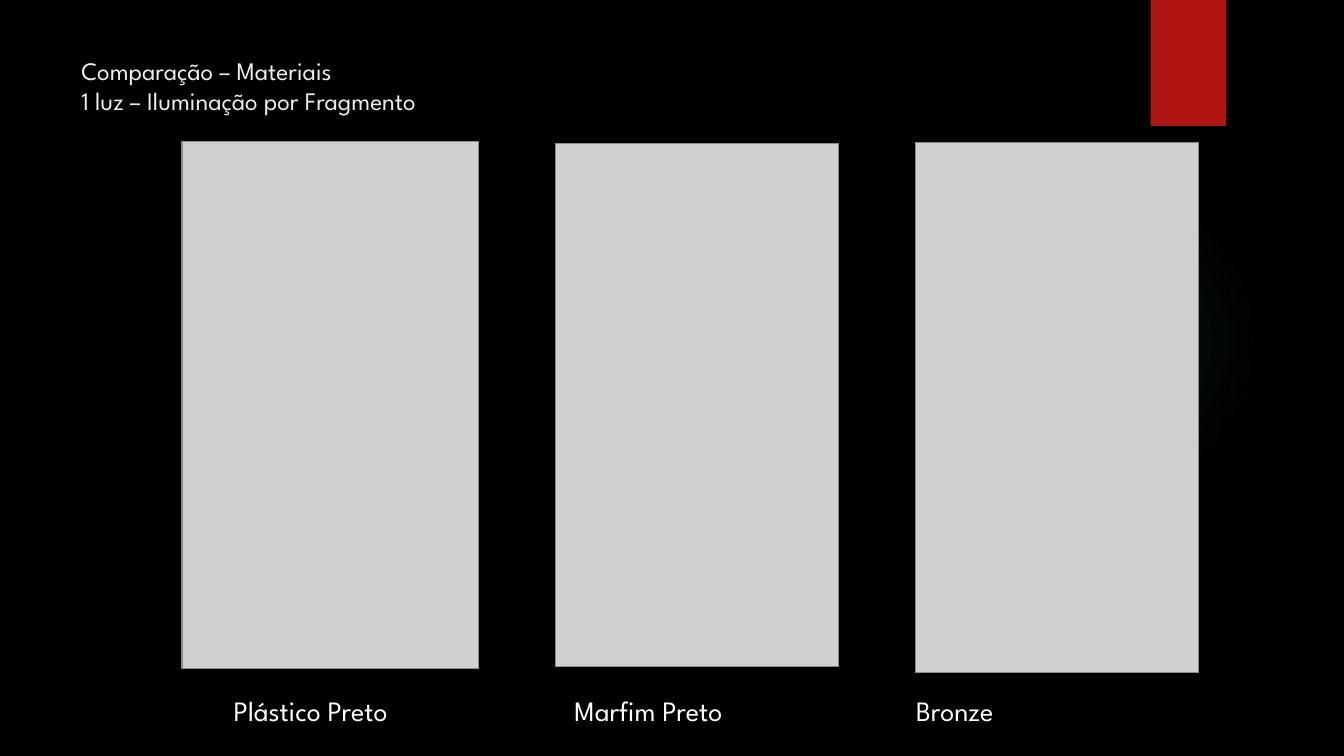
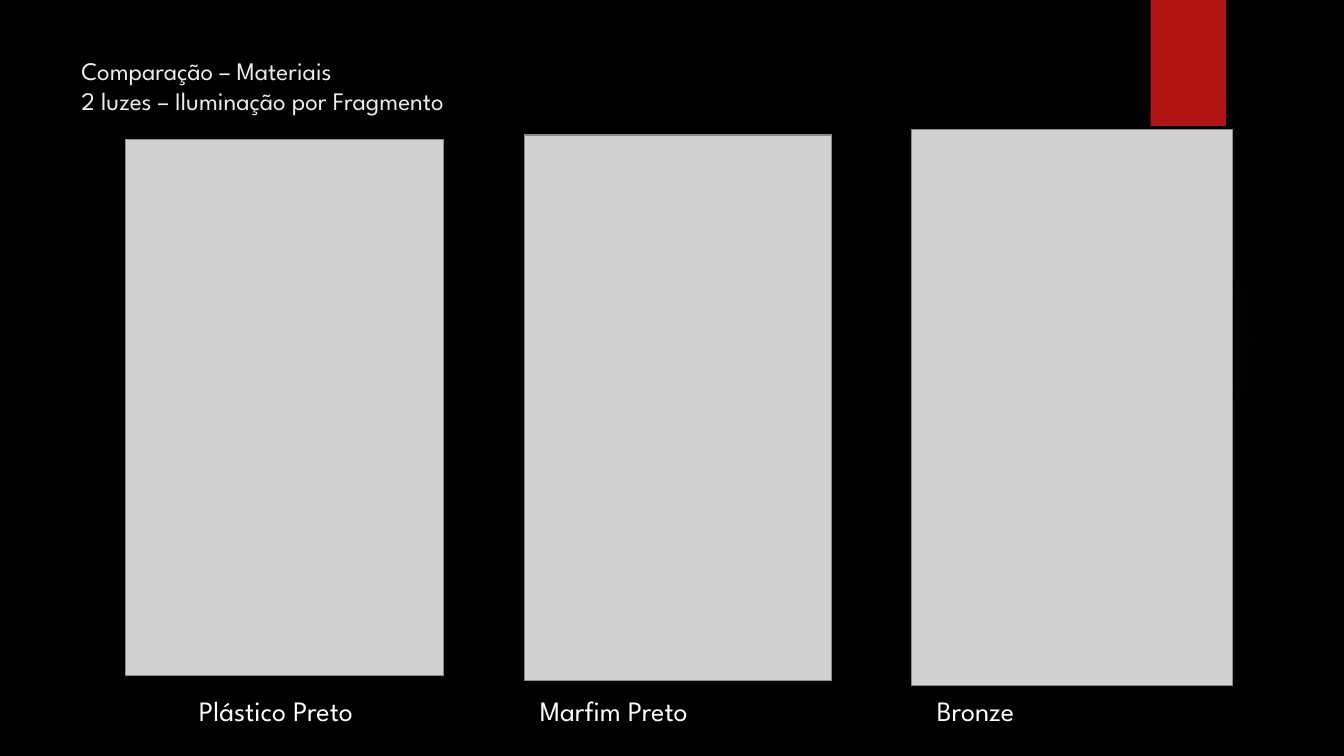
Before and after one commit to marcelopaulon/PUC-Rio, a slide deck: slide 10 of Trabalho 2/Apresentação.pptx. Drawn at 1344x756 pixels with LibreOffice and Linux fonts; fonts in the diff are those of the drawing; grey boxes stand for pictures; background and template pictures are left out. Boxes give left, top, right and bottom in pixels: in the first picture for what was removed or moved away, otherwise in the second. Text is boxed around its words. In the diff, an @@ line names an element or a change of style, - is before the commit and + after.

```diff
--- a/Trabalho 2/Apresentação.pptx
+++ b/Trabalho 2/Apresentação.pptx
@@ title at (81, 63, 444, 116): text changed @@
-Comparação – Materiais
-1 luz – Iluminação por Fragmento
+Comparação – Materiais
+2 luzes – Iluminação por Fragmento
@@ picture: place and size @@
-picture at (182, 141, 479, 668)
+picture at (125, 140, 444, 677)
@@ picture: place and size @@
-picture at (556, 144, 838, 667)
+picture at (524, 135, 832, 681)
@@ picture: place and size @@
-picture at (915, 142, 1199, 673)
+picture at (911, 130, 1233, 686)
@@ text "Plástico Preto Marfim Preto Bronze" rewrapped from (234, 701, 993, 722) to (199, 701, 1014, 722) @@
```
Also in this commit, not shown: 6 other slides changed, 4 other files.
